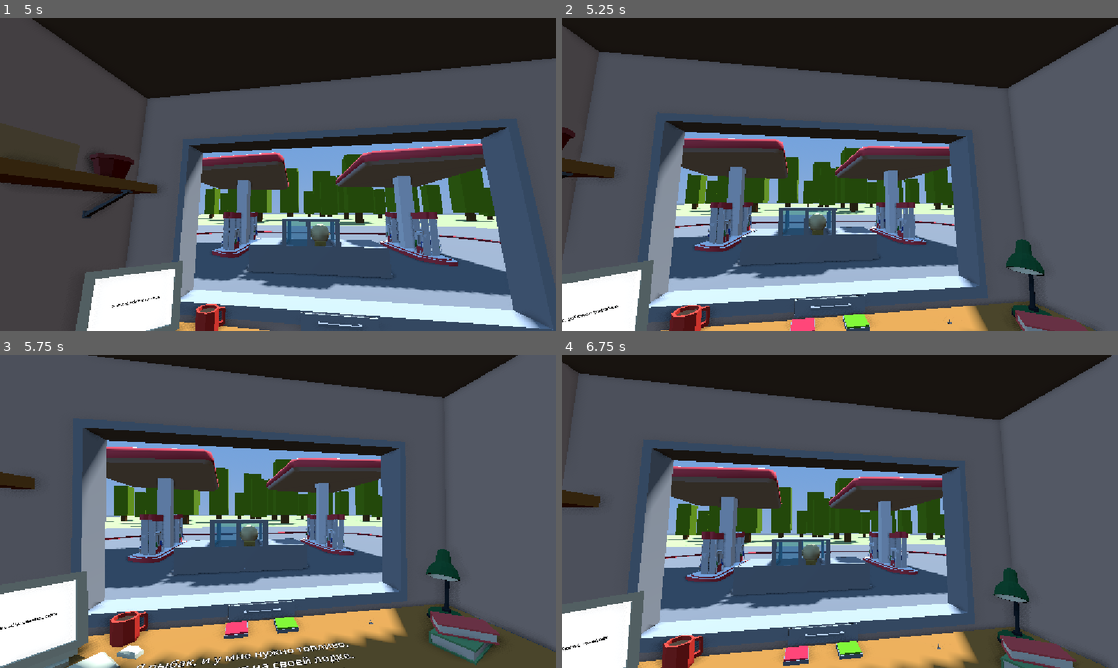
Above: before the commit, frames 1-4 (two rows, left to right).
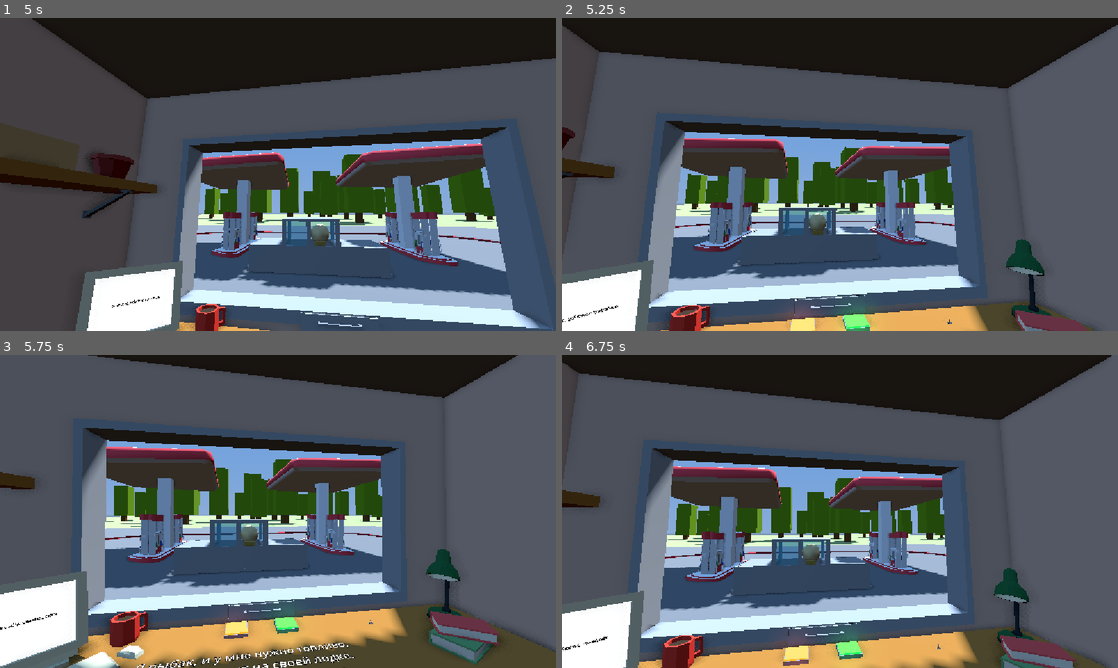
Above: after the commit, the same moments.

Repository: RolicsVin/AZS
Game: Godot game, scene res://scenes/game.tscn
Two runs of this game, one before a commit and one after it. Both use one fixed random seed, a clock stepped at 60 frames per second and the inputs below. This scene is started directly instead of the project's main scene.
Inputs (mouse positions are in pixels of both pictures, inside the frame that each line leads up to):
- Up to frame 1 (5 s): tap Enter (ui_accept) at 0.5, 0.77, 1.52, 3.02, 3.77, 4.52 s; move the mouse to (400, 158) at 0.52 s; hold Right (ui_right) 0.53-1.28 s; click (400, 158) at 0.6 s; move the mouse to (166, 190) at 1.27 s; hold Down (ui_down) 1.28-2.03 s; click (166, 190) at 1.35 s; move the mouse to (333, 105) at 2.02 s; hold Right (ui_right) 2.03-2.78 s; click (333, 105) at 2.1 s; move the mouse to (250, 237) at 2.77 s; hold Up (ui_up) 2.78-3.53 s; click (250, 237) at 2.85 s; move the mouse to (444, 221) at 3.52 s; hold Left (ui_left) from 3.53 s (still down); click (444, 221) at 3.6 s; move the mouse to (111, 127) at 4.27 s; click (111, 127) at 4.35 s
- Up to frame 2 (5.25 s): move the mouse to (867, 174) at 5.02 s; release Left (ui_left) at 5.03 s; hold Down (ui_down) from 5.03 s (still down); click (867, 174) at 5.1 s
- Up to frame 3 (5.75 s): keep holding Down (ui_down)
- Up to frame 4 (6.75 s): move the mouse to (756, 433) at 5.77 s; release Down (ui_down) at 5.78 s; hold Right (ui_right) 5.78-6.53 s; click (756, 433) at 5.85 s; tap Enter (ui_accept) at 6.02 s; move the mouse to (962, 495) at 6.52 s; hold Up (ui_up) from 6.53 s (still down); click (962, 495) at 6.6 s

Frame 1 is identical in both runs. In frame 2, 0.7% of the frame differs, in the area x 40-56%, y 92-100%; in frame 3, 0.5%; in frame 4, 0.7%, in the area x 39-55%, y 88-100%.

Commit message:
fixed bugs

Diff:
--- a/scenes/accert.gd
+++ b/scenes/accert.gd
@@ -1,14 +1,6 @@
 extends AreaButon
 
 @onready var mat = $MeshInstance3D.get_active_material(0)
-# Called when the node enters the scene tree for the first time.
-func _ready() -> void:
-	pass # Replace with function body.
-
-
-# Called every frame. 'delta' is the elapsed time since the previous frame.
-func _process(delta: float) -> void:
-	pass
 
 
 func on() -> void:
--- a/scenes/game.tscn
+++ b/scenes/game.tscn
@@ -261,12 +261,18 @@
 
 [sub_resource type="StandardMaterial3D" id="StandardMaterial3D_lnu2h"]
 albedo_color = Color(0.35438812, 0.6104262, 0, 1)
+emission_enabled = true
+emission = Color(3.946722e-06, 0.73929614, 0.056992605, 1)
+emission_energy_multiplier = 0.0
 
 [sub_resource type="StandardMaterial3D" id="StandardMaterial3D_pr1ej"]
 albedo_color = Color(0.49354547, 0.49354553, 0.49354553, 1)
 
 [sub_resource type="StandardMaterial3D" id="StandardMaterial3D_lbhrr"]
 albedo_color = Color(0.99999994, 0.13018629, 0.22936049, 1)
+emission_enabled = true
+emission = Color(0.8934089, 0.12166699, 0, 1)
+emission_energy_multiplier = 0.0
 
 [sub_resource type="BoxShape3D" id="BoxShape3D_oq1mk"]
 size = Vector3(1.4253235, 0.6828613, 0.20532227)
